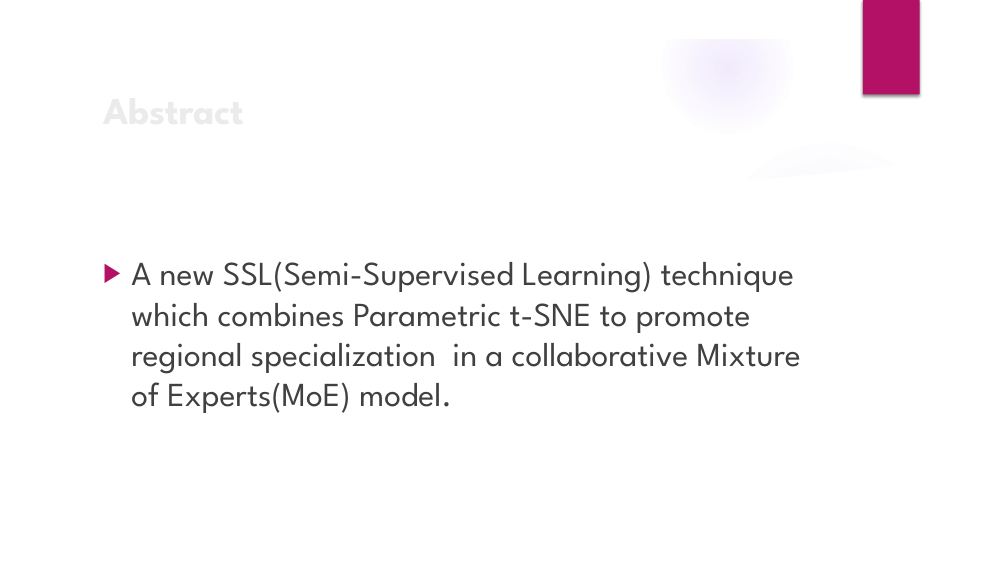
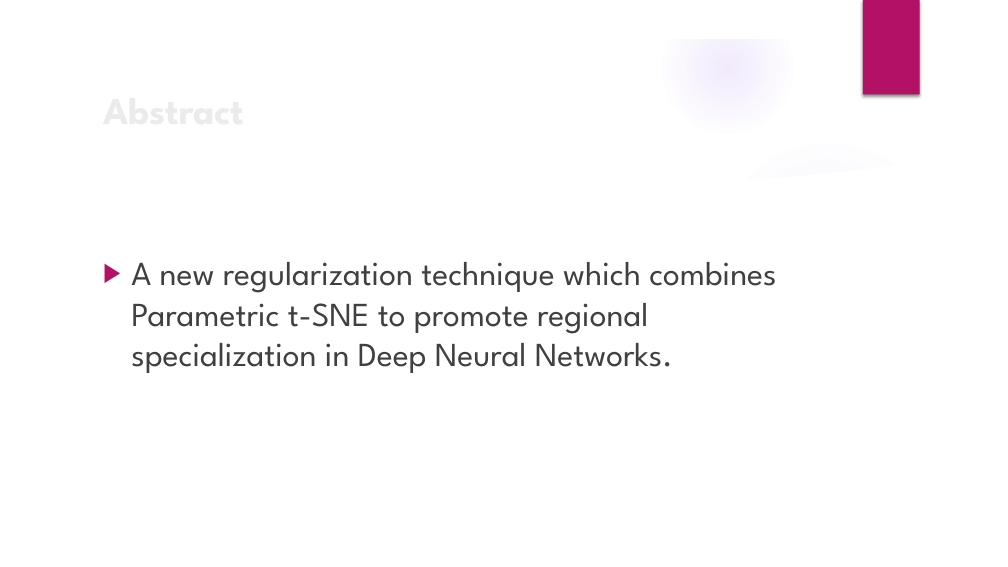
Before and after one commit to realdanielbyrne/tsneGatedMoE, a slide deck: slide 2 of PT-SNE Gated Mixture of Sparse Experts (PT-MoE).pptx. Drawn at 1008x567 pixels with LibreOffice and Linux fonts; fonts in the diff are those of the drawing; background and template pictures are left out. Boxes give left, top, right and bottom in pixels: in the first picture for what was removed or moved away, otherwise in the second. Text is boxed around its words. In the diff, an @@ line names an element or a change of style, - is before the commit and + after.

```diff
--- a/PT-SNE Gated Mixture of Sparse Experts (PT-MoE).pptx
+++ b/PT-SNE Gated Mixture of Sparse Experts (PT-MoE).pptx
@@ text at <box>131,262,776,373</box>: text changed @@
-▶ A new SSL(Semi-Supervised Learning) technique which combines Parametric t-SNE to promote regional specialization in a collaborative Mixture of Experts(MoE) model.
+▶ A new regularization technique which combines Parametric t-SNE to promote regional specialization in Deep Neural Networks.
```
Also in this commit, not shown: 6 other slides changed, 2 slides added, 3 slides removed, 38 other files.
